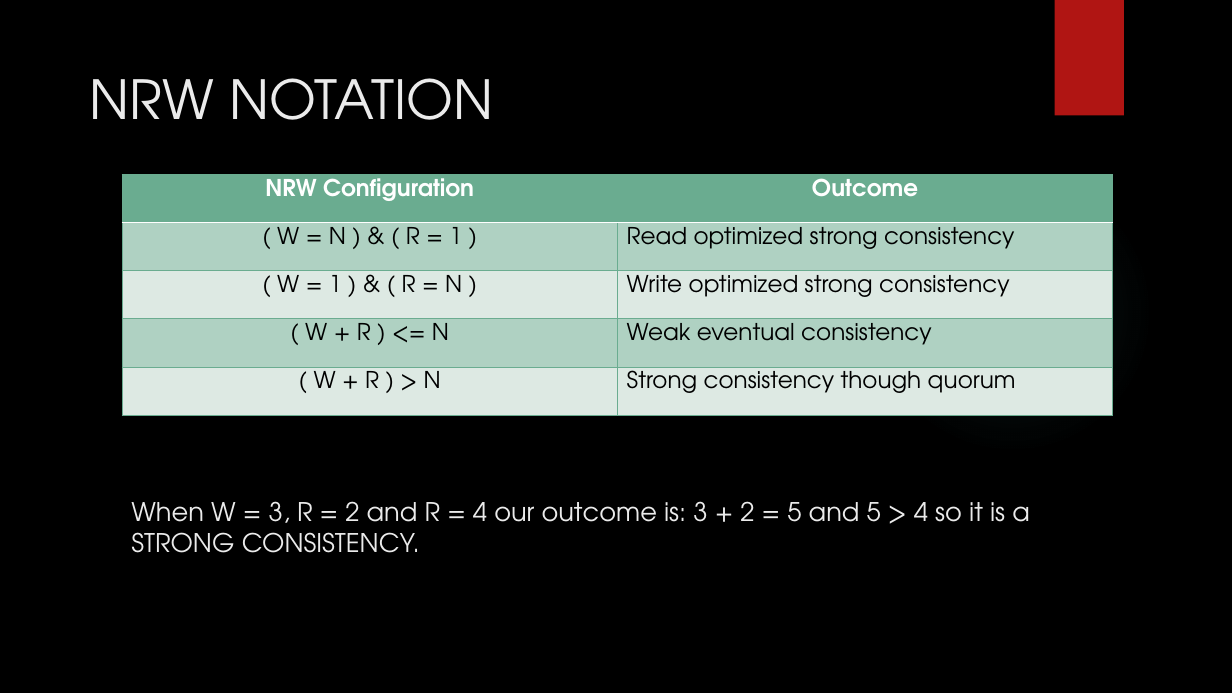
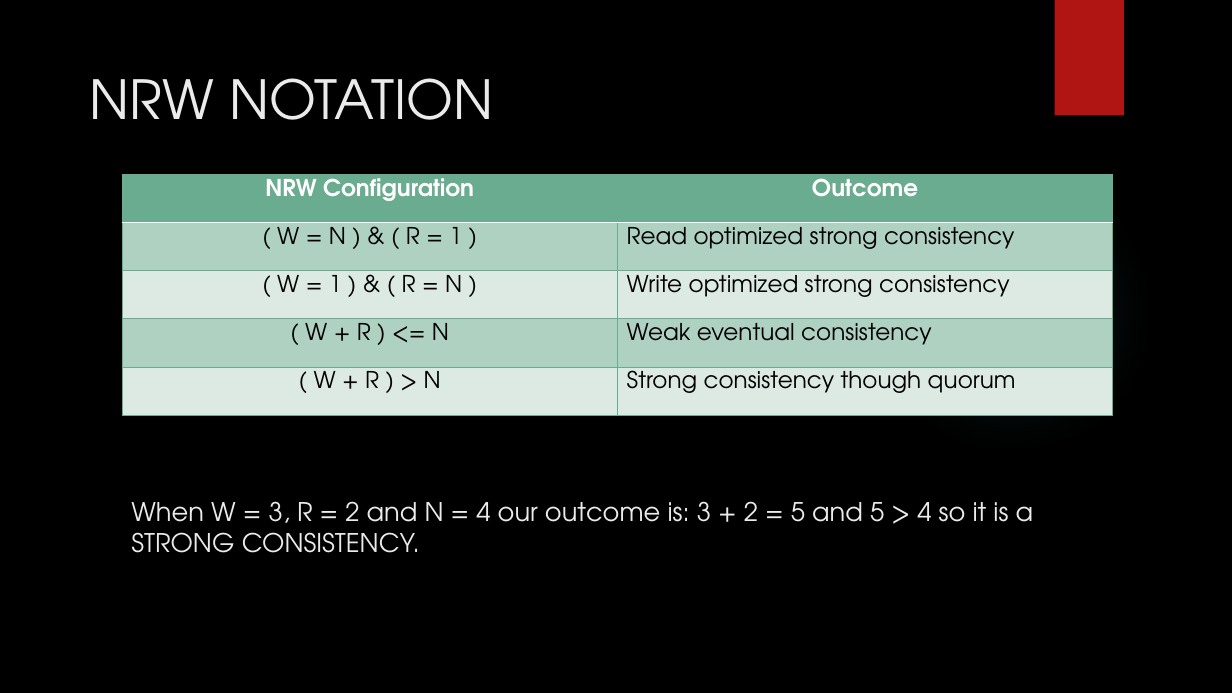
Before and after one commit to MaxWOU/cs364pptx, a slide deck: slide 6 of group6slidshow.pptx. Drawn at 1232x693 pixels with LibreOffice and Linux fonts; fonts in the diff are those of the drawing; background and template pictures are left out. Boxes give left, top, right and bottom in pixels: in the first picture for what was removed or moved away, otherwise in the second. Text is boxed around its words. In the diff, an @@ line names an element or a change of style, - is before the commit and + after.

```diff
--- a/group6slidshow.pptx
+++ b/group6slidshow.pptx
@@ title at <box>131,501,1034,553</box>: text changed @@
-When W = 3, R = 2 and R = 4 our outcome is: 3 + 2 = 5 and 5 > 4 so it is a STRONG CONSISTENCY.
+When W = 3, R = 2 and N = 4 our outcome is: 3 + 2 = 5 and 5 > 4 so it is a STRONG CONSISTENCY.
```
Also in this commit, not shown: 3 other slides changed.
